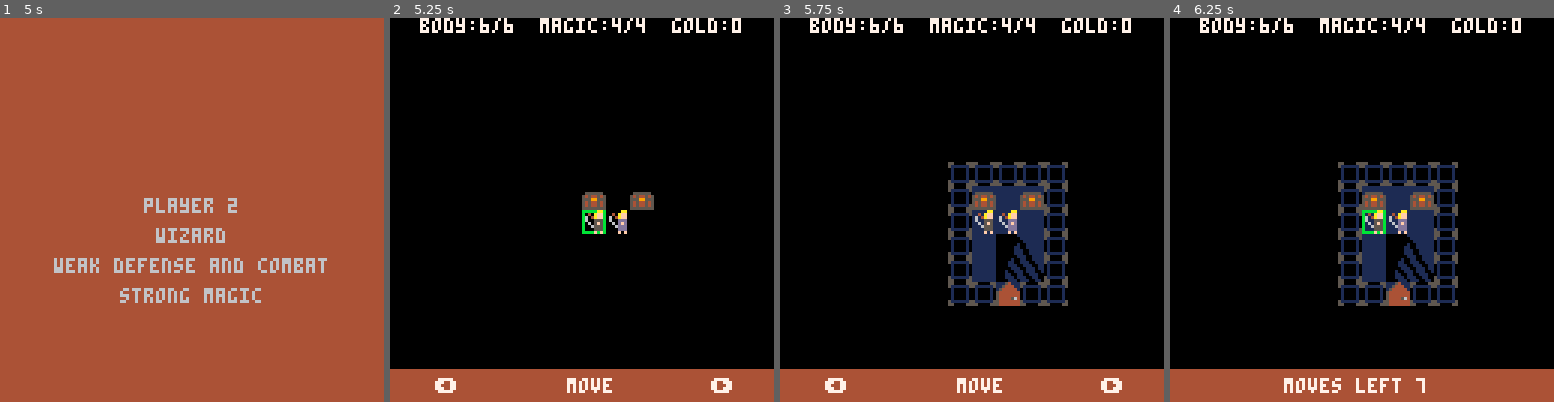
Above: before the commit, frames 1-4 (left to right).
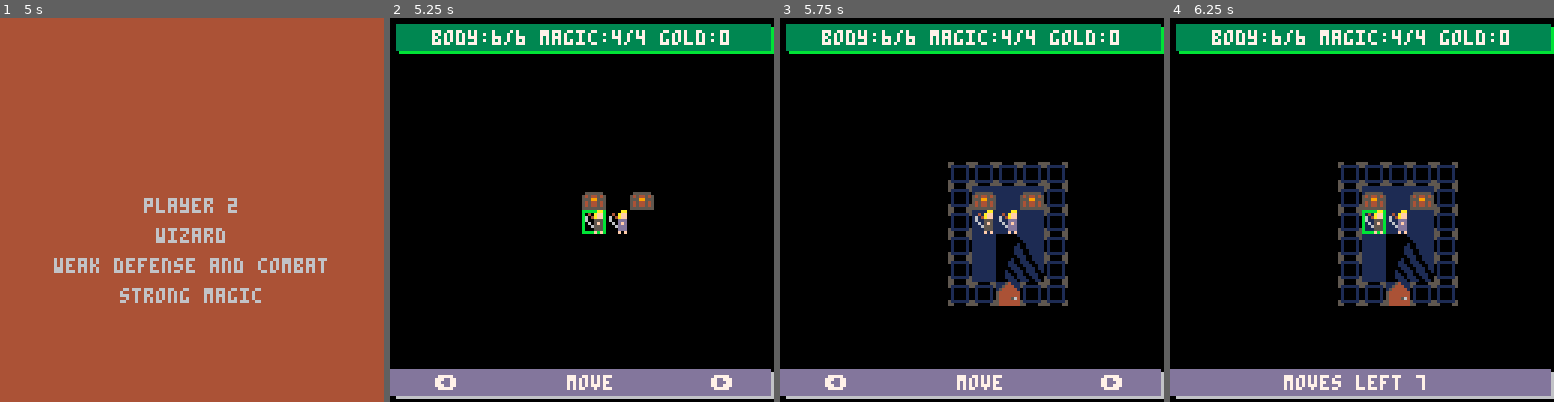
Above: after the commit, the same moments.

Repository: rad-corps/HQuest
Game: PICO-8 cartridge hq.p8
Same seed, same stepped clock (60 frames per second), same inputs: the game is played once before the commit and once after it.
Inputs:
- Up to frame 1 (5 s): tap X (X key) at 0.33, 1.07, 1.85, 2.97, 4.08 s; tap O (Z key) at 0.7, 1.7, 2.1, 2.5, 2.9, 3.3, 3.7, 4.1, 4.5, 4.9 s; hold Right 1.6-2.1 s; hold Up 2.15-2.42 s; hold Right 2.47-3.03 s; hold Left 3.08-3.58 s; hold Down 3.63-3.97 s; hold Right 4.02-4.68 s; hold Up from 4.73 s (still down)
- Up to frame 2 (5.25 s): release Up at 5.03 s; hold Left from 5.08 s (still down); tap X (X key) at 5.2 s
- Up to frame 3 (5.75 s): tap O (Z key) at 5.3, 5.7 s; release Left at 5.68 s; hold Down from 5.73 s (still down)
- Up to frame 4 (6.25 s): release Down at 6.03 s; hold Right from 6.08 s (still down); tap O (Z key) at 6.1 s

Frame 1 is identical in both runs. In frame 2, 16% of the frame differs, in the area x 0-100%, y 0-100%; in frame 3, 16%; in frame 4, 16%.

Commit message:
pretty gui

Diff:
--- a/hq.p8
+++ b/hq.p8
@@ -384,10 +384,12 @@
 	end
 	local a_str = "body:" .. a.bp .. "/" .. a.max_bp
 	if a.human != nil then
-		a_str = a_str .. "  magic:" .. a.mp .. "/" .. a.max_mp .. "  gold:" .. gold
+		a_str = a_str .. " magic:" .. a.mp .. "/" .. a.max_mp .. " gold:" .. gold
 	end
 	camera()
-	print(a_str, 64 - #a_str*2,0, 7)
+	rectfill(3,3,127,11,11)
+	rectfill(2,2,126,10,3)
+	print(a_str, 64 - #a_str*2,4,7)
 	restore_camera()
 end
 
@@ -661,28 +663,35 @@
 
 	draw = function()
 		camera()
-		rectfill(0,117,128,128, 4)
+		rectfill(2,118,127,126, 6)
+		rectfill(0,117,126,125, 13)
+
 		local p = actors[actor_index]
-
+		local y_pos = 119
 		if #gui.messages > 0 then
 			local msg = gui.messages[1][1] .. " \x97"
-			print(msg, 64 - #msg*2 - 2, 120, 7)
+			print(msg, 64 - #msg*2 - 2, y_pos, 7)
 
 		elseif actor_index < 3 then --draw player gui
 
 			if p.state == "move" then
-				print("       moves left " .. p.ml, 10, 120, 7)
+				print("       moves left " .. p.ml, 10, y_pos, 7)
 			elseif p.state == "move_or_action" then
-				print("\x8b" .. move_or_action_menu[p.menu_selection] .. "\x91", 15, 120, 7)
+				print("\x8b" .. move_or_action_menu[p.menu_selection] .. "\x91", 15, y_pos, 7)
 			elseif p.state == "spell_select" then
 				local spell_name = "\x8b" .. spell_list[p.spell_selection][1] .. "\x91"
-				print(spell_name,  64 - #spell_name * 2, 120, 7)
-			elseif p.state == "attack_menu" then
-				print(" \x8bselect enemy\x91   attack\x97", 5, 120, 7)
+				print(spell_name,  64 - #spell_name * 2, y_pos, 7)
+			elseif p.state == "attack_menu" then --todo: win tokens back by combining attack and spell menu
+				print(" \x8bselect enemy\x91   attack\x97", 5, y_pos, 7)
 				--get cell to hilight
 				local en = p.adjacent_enemies[p.attack_selection]
 				restore_camera()
-				rect(en.x * 8, en.y * 8, en.x * 8 + 7, en.y * 8 + 7, animator)
+
+				local en_x = en.x * 8
+				local en_y = en.y * 8
+
+				rect(en_x, en_y, en_x + 7, en_y + 7, animator)
+
 			elseif p.state == "spell_menu" then
 				--todo say spell name
 				local spell_name = spell_list[p.spell_selection][1]
@@ -698,6 +707,21 @@
 				local mt = p:get_mate()
 				restore_camera()
 				rect(mt.x * 8, mt.y * 8, mt.x * 8 + 7, mt.y * 8 + 7, animator)
+			end
+
+			if p.state == "attack_menu" or p.state == "spell_menu" then
+				local en = p.adjacent_enemies[p.attack_selection]
+				if en.human == nil then
+					local en_x = en.x * 8 + 8
+					local en_y = en.y * 8 + 8
+					--todo draw enemy stats
+					rectfill(en_x + 2, en_y + 2, en_x + 42, en_y + 34, 14)
+					rectfill(en_x, en_y, en_x + 40, en_y + 32, 2)
+					print(en.name, en_x + 2, en_y + 2, 7)
+					print("body: " .. en.bp .. "/" .. en.max_bp, en_x + 2, en_y + 10)
+					print("attack: " .. en.ap, en_x + 2, en_y + 18)
+					print("defens: " .. en.dp, en_x + 2, en_y + 26)
+				end
 			end
 		end
 
@@ -956,10 +980,17 @@
 
 	--centre camera
 	if actor_index == self.index then
-		set_camera(self.x * 8 - 64, self.y * 8 - 64)
-		if animator2 == true then
-			rect(self.x * 8, self.y * 8, self.x * 8 + 7, self.y * 8 + 7, 11)
-		end
+
+		if self.state != "spell_menu" and self.state != "attack_menu" then
+			set_camera(self.x * 8 - 64, self.y * 8 - 64)
+			if animator2 == true then
+				rect(self.x * 8, self.y * 8, self.x * 8 + 7, self.y * 8 + 7, 11)
+			end
+		else --in this case we want the camera on the active enemy
+			local en = self.adjacent_enemies[self.attack_selection]
+			set_camera(en.x * 8 - 64, en.y * 8 - 64)
+		end
+
 	end
 
 	if self.alive != true then
